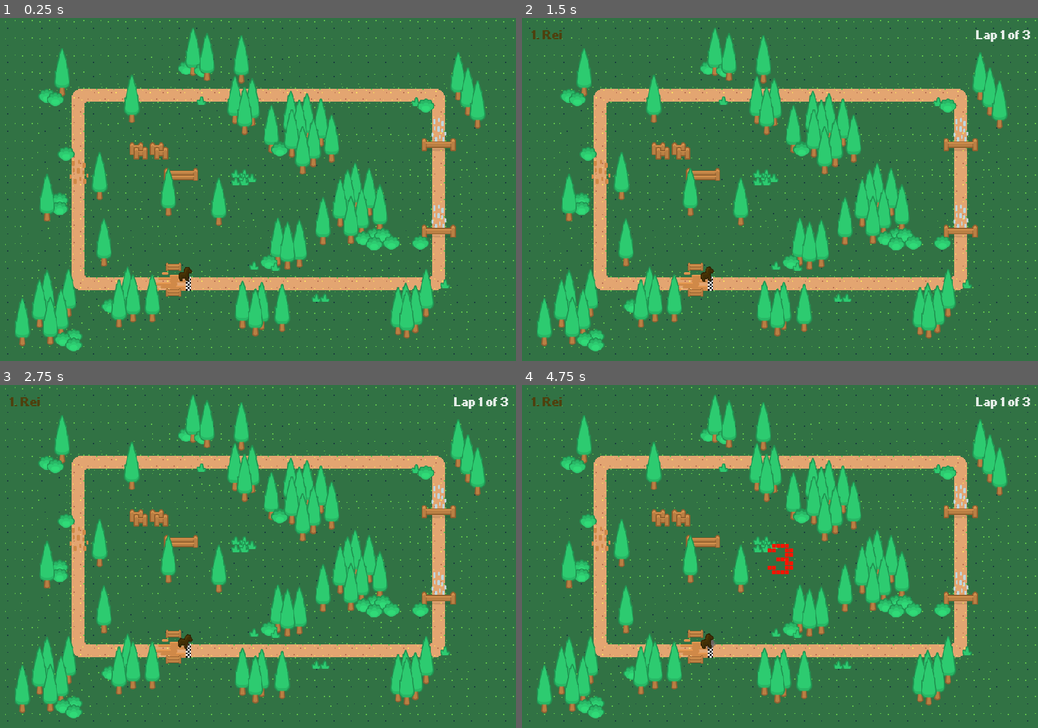
Above: before the commit, frames 1-4 (two rows, left to right).
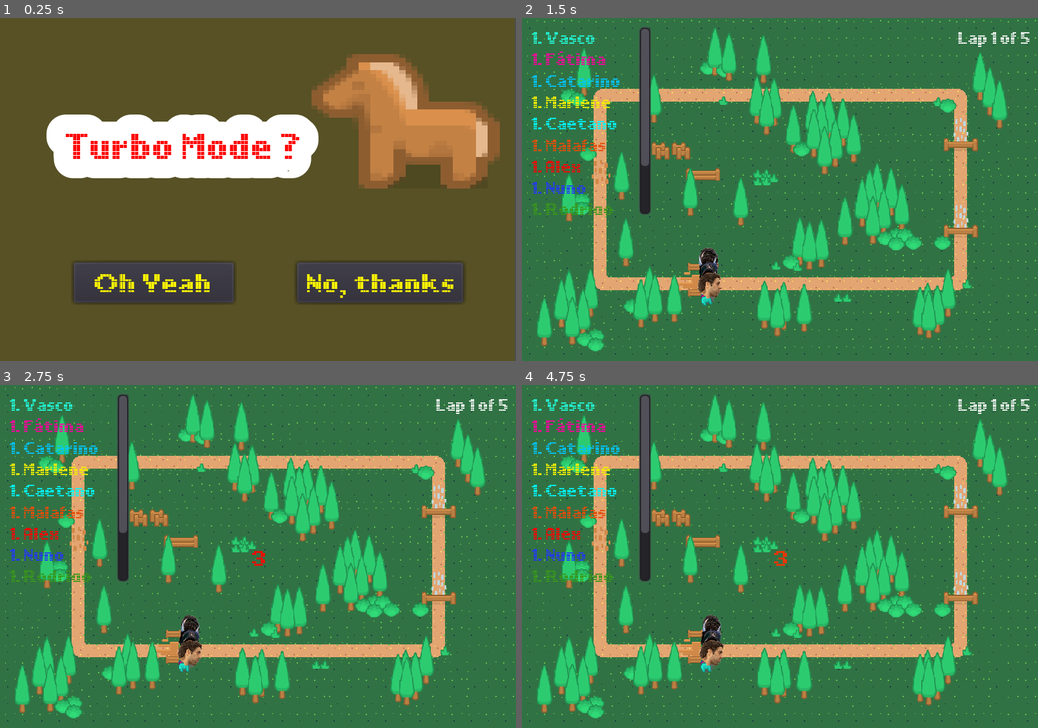
Above: after the commit, the same moments.

Repository: rrei/horsies
Game: Godot game, scene res://ui/intro/intro_menu.tscn
Two runs of this game, one before a commit and one after it. Both use one fixed random seed, a clock stepped at 60 frames per second and the inputs below. Before the commit the project starts from res://terrain/terrain.tscn.
Inputs (mouse positions are in pixels of both pictures, inside the frame that each line leads up to):
- Up to frame 1 (0.25 s): no input
- Up to frame 2 (1.5 s): click (676, 282) at 0.5 s, where only the run after the commit has a clickable "Oh Yeah"; tap Enter (ui_accept) at 1.25 s; move the mouse to (893, 172) at 1.27 s; hold Tab (ui_focus_next) from 1.28 s (still down); click (893, 172) at 1.42 s
- Up to frame 3 (2.75 s): tap Enter (ui_accept) at 1.52, 1.55, 1.82, 2.1, 2.27, 2.57 s; move the mouse to (154, 573) at 2.02 s; release Tab (ui_focus_next) at 2.03 s; click (154, 573) at 2.17 s; tap Tab (ui_focus_next) at 2.3 s
- Up to frame 4 (4.75 s): move the mouse to (831, 481) at 2.77 s; hold Tab (ui_focus_next) 2.78-3.53 s; click (831, 481) at 2.92 s; tap Enter (ui_accept) at 3.05, 3.77, 4.07 s; move the mouse to (754, 625) at 3.52 s; tap Tab (ui_focus_next) at 3.6 s; click (754, 625) at 3.67 s; move the mouse to (934, 607) at 4.27 s; hold Enter (ui_accept) from 4.28 s (still down); click (934, 607) at 4.42 s

The runs differ from the first frame. In frame 1, 100% of the frame differs, in the area x 0-100%, y 0-100%; in frame 2, 3.6%; in frame 3, 3.6%; in frame 4, 3.8%.

Commit message:
add turbo mode

Diff:
--- a/horsie/flipper/flipper.gd
+++ b/horsie/flipper/flipper.gd
@@ -2,9 +2,14 @@
 
 
 func _ready():
-    self.connect("area_entered", self, "_on_area_entered")
+	self.connect("area_entered", self, "_on_area_entered")
 
 
 func _on_area_entered(area):
-    var sprite: Sprite = area.get_node("../sprite")
-    sprite.flip_v = not sprite.flip_v
+	var sprite: Sprite = area.get_node("../sprite")
+	sprite.flip_v = not sprite.flip_v
+	adjust_face(sprite)
+
+func adjust_face(parent_node):
+	var face = parent_node.get_node("face")
+	face.rotation_degrees = 180 - 12.5 if parent_node.flip_v else 12.5
--- a/horsie/flipper/flipper.tscn
+++ b/horsie/flipper/flipper.tscn
@@ -3,6 +3,7 @@
 [ext_resource path="res://horsie/flipper/flipper.gd" type="Script" id=1]
 
 [sub_resource type="RectangleShape2D" id=1]
+extents = Vector2( 49, 10 )
 
 [node name="flipper" type="Area2D"]
 script = ExtResource( 1 )
--- a/horsie/horsie.gd
+++ b/horsie/horsie.gd
@@ -4,6 +4,7 @@
 
 const MIN_SPEED := 40.0
 const MAX_SPEED := 60.0
+const TURBO_MULTIPLIER = 1.618
 
 export var tint := Color.white
 
@@ -11,26 +12,61 @@
 var acceleration := 5.0  # pixels/second^2
 var rank := 1
 
+var horsie_ketchup_multiplier := 1.0
+var horsie_speed_variation := 1.0
+var is_last := false
+var in_turbo := false
+var turbo_sounds = []
+onready var turbo_timer = get_node("/root/world/turbo_timer")
 onready var follow: PathFollow2D = $follow
-
+onready var anim = $anim
 
 func _ready():
-	$sprite.modulate = self.tint
+
+	if globals.turbo_mode:
+		add_face()
+		pump_the_horsie()
+
+	$sprite.self_modulate = self.tint
 	self.follow.get_node("remote_transform").remote_path = self.get_path()
 
+# TODO add turbo speed
 
 func _process(delta: float):
 	var previous_unit_offset := self.follow.unit_offset
 	var ketchup := 0.1 * (1.0 - 1.0 / self.rank)
-	var dspeed := (globals.rng.randf_range(-1, +1) + ketchup) * self.acceleration * delta
+	var dspeed := (globals.rng.randf_range(-horsie_speed_variation, horsie_speed_variation) + ketchup*horsie_ketchup_multiplier) * self.acceleration * delta
 	self.speed = clamp(self.speed + dspeed, MIN_SPEED, MAX_SPEED)
+	if can_go_turbo():
+		speed*=TURBO_MULTIPLIER
+	if not in_turbo:
+		$turbo_flames.hide()
 	self.follow.offset += self.speed * delta
 	if self.follow.unit_offset < previous_unit_offset:
 		self.emit_signal("lap_completed")
-
+	anim.playback_speed = self.speed/MAX_SPEED
 
 func setup(track: Path2D, lane: int):
 	print("Setting up horsie {0} on lane {1}".format([self.get_path(), lane]))
 	self.remove_child(self.follow)
 	track.add_child(self.follow)
 	self.follow.v_offset = lane * 2
+
+func add_face():
+	var face_texture = load("res://horsie/faces/" + str(self.name) + ".png")
+	$sprite/face.texture = face_texture
+
+func pump_the_horsie():
+	horsie_ketchup_multiplier = 5.0
+	horsie_speed_variation = 20.0
+
+func can_go_turbo():
+	if globals.turbo_mode:
+		if is_last and turbo_timer.is_stopped() and globals.rng.randf() < 0.001:
+			in_turbo = true
+			$turbo_sounds.get_children()[globals.rng.randi_range(0,4)].play()
+			$turbo_flames.show()
+			turbo_timer.start()
+			return true
+		elif not turbo_timer.is_stopped() and in_turbo:
+			return true
--- a/horsie/horsie.tscn
+++ b/horsie/horsie.tscn
@@ -1,8 +1,14 @@
-[gd_scene load_steps=11 format=2]
+[gd_scene load_steps=21 format=2]
 
 [ext_resource path="res://horsie/horsie.gd" type="Script" id=1]
 [ext_resource path="res://horsie/horsie_bw.png" type="Texture" id=2]
 [ext_resource path="res://horsie/smoke.png" type="Texture" id=3]
+[ext_resource path="res://horsie/rater.png" type="Texture" id=4]
+[ext_resource path="res://sfx/fart5.wav" type="AudioStream" id=5]
+[ext_resource path="res://sfx/fart3.wav" type="AudioStream" id=6]
+[ext_resource path="res://sfx/fart1.wav" type="AudioStream" id=7]
+[ext_resource path="res://sfx/fart2.wav" type="AudioStream" id=8]
+[ext_resource path="res://sfx/fart4.wav" type="AudioStream" id=9]
 
 [sub_resource type="CircleShape2D" id=1]
 radius = 12.0
@@ -56,6 +62,26 @@
 scale_curve = SubResource( 6 )
 color_ramp = SubResource( 4 )
 
+[sub_resource type="AtlasTexture" id=8]
+atlas = ExtResource( 4 )
+region = Rect2( 0, 0, 231, 275 )
+
+[sub_resource type="AtlasTexture" id=9]
+atlas = ExtResource( 4 )
+region = Rect2( 231, 0, 231, 275 )
+
+[sub_resource type="AtlasTexture" id=10]
+atlas = ExtResource( 4 )
+region = Rect2( 462, 0, 231, 275 )
+
+[sub_resource type="SpriteFrames" id=11]
+animations = [ {
+"frames": [ SubResource( 8 ), SubResource( 9 ), SubResource( 10 ) ],
+"loop": true,
+"name": "default",
+"speed": 10.0
+} ]
+
 [node name="horsie" type="Node2D"]
 script = ExtResource( 1 )
 
@@ -65,6 +91,11 @@
 texture = ExtResource( 2 )
 centered = false
 offset = Vector2( -17, -17 )
+
+[node name="face" type="Sprite" parent="sprite"]
+position = Vector2( 5, 2.5 )
+rotation = 0.218166
+offset = Vector2( 0, -32 )
 
 [node name="follow" type="PathFollow2D" parent="."]
 position = Vector2( 0, -4.76837e-07 )
@@ -96,3 +127,33 @@
 local_coords = false
 process_material = SubResource( 7 )
 texture = ExtResource( 3 )
+
+[node name="turbo_sounds" type="Node" parent="."]
+
+[node name="1" type="AudioStreamPlayer2D" parent="turbo_sounds"]
+stream = ExtResource( 7 )
+volume_db = 8.18
+
+[node name="2" type="AudioStreamPlayer2D" parent="turbo_sounds"]
+stream = ExtResource( 8 )
+
+[node name="3" type="AudioStreamPlayer2D" parent="turbo_sounds"]
+stream = ExtResource( 6 )
+volume_db = 4.285
+
+[node name="4" type="AudioStreamPlayer2D" parent="turbo_sounds"]
+stream = ExtResource( 9 )
+volume_db = 5.843
+
+[node name="5" type="AudioStreamPlayer2D" parent="turbo_sounds"]
+stream = ExtResource( 5 )
+volume_db = 6.232
+
+[node name="turbo_flames" type="AnimatedSprite" parent="."]
+visible = false
+position = Vector2( -17, -1 )
+rotation = -1.39626
+scale = Vector2( 0.05, 0.1 )
+frames = SubResource( 11 )
+frame = 2
+playing = true
--- a/project.godot
+++ b/project.godot
@@ -21,7 +21,7 @@
 [application]
 
 config/name="horsies"
-run/main_scene="res://terrain/terrain.tscn"
+run/main_scene="res://ui/intro/intro_menu.tscn"
 config/icon="res://icon.png"
 
 [audio]
@@ -36,6 +36,7 @@
 
 window/size/width=480
 window/size/height=320
+window/size/always_on_top=true
 window/size/test_width=960
 window/size/test_height=640
 window/vsync/vsync_via_compositor=true
--- a/terrain/objects.gd
+++ b/terrain/objects.gd
@@ -3,9 +3,9 @@
 
 
 func add_child(node, legible_unique_name=false):
-    .add_child(node, legible_unique_name)
-    var sprite := node as Sprite
-    if not sprite:
-        return
-    var size := sprite.texture.get_size()
-    sprite.offset = Vector2(-size.x / 2, -size.y)
+	.add_child(node, legible_unique_name)
+	var sprite := node as Sprite
+	if not sprite:
+		return
+	var size := sprite.texture.get_size()
+	sprite.offset = Vector2(-size.x / 2, -size.y)
--- a/terrain/race.gd
+++ b/terrain/race.gd
@@ -10,7 +10,7 @@
 	self.process_priority = +1  # to process this node after horsies
 
 	var tree := self.get_tree()
-	tree.paused = true
+#	tree.paused = true
 
 	var track: Path2D = $track
 	var horsies := $horsies.get_children()
@@ -24,7 +24,10 @@
 		self.ranks[horsie] = 1
 
 	$gui/anim.play("countdown")
-	$utils/music.play()
+	if globals.turbo_mode:
+		$utils/turbo_music.play()
+	else:
+		$utils/music.play()
 
 	# Display status line every second.
 	while true:
@@ -37,6 +40,7 @@
 
 
 func _process(delta):
+
 	# Update horsie progress.
 	var horsies := $horsies.get_children()
 	for horsie in horsies:
@@ -48,6 +52,7 @@
 	var progress := -1.0
 	self.ranks.clear()
 	for i in range(horsies.size()):
+		horsies[i].is_last = false
 		var horsie = horsies[i]
 		var horsie_progress = self.progress[horsie]
 		if horsie_progress != progress:
@@ -55,6 +60,8 @@
 			rank = i + 1
 		horsie.rank = rank
 		self.ranks[horsie] = rank
+		if rank == horsies.size() and laps[horsies[i]]>0:
+			horsies[i].is_last = true
 
 	# Update ranks and laps UI.
 	var ranks := PoolStringArray()
@@ -144,3 +151,9 @@
 		0.01 * text.length(), Tween.TRANS_LINEAR
 	)
 	tween.start()
+
+
+func _on_turbo_timer_timeout():
+	var horsies := $horsies.get_children()
+	for h in horsies:
+		h.in_turbo = false
--- a/terrain/terrain.tscn
+++ b/terrain/terrain.tscn
@@ -22,6 +22,7 @@
 [ext_resource path="res://ui/font.tres" type="DynamicFont" id=20]
 [ext_resource path="res://music/01 Chariots Of Fire (Main Titles).ogg" type="AudioStream" id=21]
 [ext_resource path="res://ui/font12.tres" type="DynamicFont" id=22]
+[ext_resource path="res://music/William Tell Overture Finale.ogg" type="AudioStream" id=23]
 
 [sub_resource type="Animation" id=1]
 resource_name = "countdown"
@@ -124,13 +125,16 @@
 2/z_index = 0
 
 [node name="world" type="YSort"]
+sort_enabled = false
 script = ExtResource( 15 )
-n_laps = 3
 
 [node name="utils" type="Node" parent="."]
 
 [node name="music" type="AudioStreamPlayer" parent="utils"]
 stream = ExtResource( 21 )
+
+[node name="turbo_music" type="AudioStreamPlayer" parent="utils"]
+stream = ExtResource( 23 )
 
 [node name="tween" type="Tween" parent="utils"]
 
@@ -151,9 +155,6 @@
 custom_fonts/normal_font = ExtResource( 20 )
 bbcode_enabled = true
 fit_content_height = true
-__meta__ = {
-"_edit_use_anchors_": false
-}
 
 [node name="countdown" type="Label" parent="gui"]
 anchor_left = 0.5
@@ -178,9 +179,6 @@
 margin_bottom = 184.0
 custom_fonts/normal_font = ExtResource( 22 )
 bbcode_enabled = true
-__meta__ = {
-"_edit_use_anchors_": false
-}
 
 [node name="laps" type="Label" parent="gui"]
 anchor_left = 1.0
@@ -934,10 +932,12 @@
 [node name="flippers" type="Node2D" parent="track"]
 
 [node name="flipper" parent="track/flippers" instance=ExtResource( 16 )]
-position = Vector2( 74, 89 )
+position = Vector2( 68, 92 )
+rotation = 0.7587
 
 [node name="flipper2" parent="track/flippers" instance=ExtResource( 16 )]
 position = Vector2( 408, 230 )
+rotation = 0.564643
 
 [node name="PathFollow2D" type="PathFollow2D" parent="track"]
 position = Vector2( 172, 239 )
@@ -948,49 +948,55 @@
 position = Vector2( 110, 190 )
 tint = Color( 0.321569, 0.227451, 0.027451, 1 )
 
+[node name="Diogo" parent="horsies" instance=ExtResource( 4 )]
+position = Vector2( 137, 216 )
+
+[node name="João" parent="horsies" instance=ExtResource( 4 )]
+position = Vector2( 110, 190 )
+tint = Color( 0.0784314, 1, 0, 1 )
+
+[node name="Rodrigo" parent="horsies" instance=ExtResource( 4 )]
+position = Vector2( 110, 190 )
+tint = Color( 0.223529, 0.596078, 0.101961, 1 )
+
+[node name="Nuno" parent="horsies" instance=ExtResource( 4 )]
+position = Vector2( 110, 190 )
+tint = Color( 0.137255, 0.211765, 1, 1 )
+
+[node name="Alex" parent="horsies" instance=ExtResource( 4 )]
+position = Vector2( 110, 190 )
+tint = Color( 1, 0, 0, 1 )
+
+[node name="Malafas" parent="horsies" instance=ExtResource( 4 )]
+position = Vector2( 124, 206 )
+scale = Vector2( 0.7, 0.7 )
+tint = Color( 0.898039, 0.301961, 0.0392157, 1 )
+
+[node name="Caetano" parent="horsies" instance=ExtResource( 4 )]
+position = Vector2( 110, 190 )
+tint = Color( 0, 0.976471, 1, 1 )
+
+[node name="Marlene" parent="horsies" instance=ExtResource( 4 )]
+position = Vector2( 147, 196 )
+tint = Color( 0.960784, 0.945098, 0.0117647, 1 )
+
+[node name="Catarino" parent="horsies" instance=ExtResource( 4 )]
+position = Vector2( 110, 190 )
+tint = Color( 0, 0.788235, 1, 1 )
+
+[node name="Fátima" parent="horsies" instance=ExtResource( 4 )]
+position = Vector2( 147, 196 )
+tint = Color( 1, 0, 0.631373, 1 )
+
+[node name="Vasco" parent="horsies" instance=ExtResource( 4 )]
+position = Vector2( 110, 190 )
+tint = Color( 0.137255, 1, 0.878431, 1 )
+
 [node name="hidden_horsies" type="Node2D" parent="."]
 visible = false
 
-[node name="Alex" parent="hidden_horsies" instance=ExtResource( 4 )]
-position = Vector2( 110, 190 )
-tint = Color( 1, 0, 0, 1 )
-
-[node name="Marlene" parent="hidden_horsies" instance=ExtResource( 4 )]
-position = Vector2( 147, 196 )
-tint = Color( 0.960784, 0.945098, 0.0117647, 1 )
-
-[node name="João" parent="hidden_horsies" instance=ExtResource( 4 )]
-position = Vector2( 110, 190 )
-tint = Color( 0.0784314, 1, 0, 1 )
-
-[node name="Vasco" parent="hidden_horsies" instance=ExtResource( 4 )]
-position = Vector2( 110, 190 )
-tint = Color( 0.137255, 1, 0.878431, 1 )
-
-[node name="Caetano" parent="hidden_horsies" instance=ExtResource( 4 )]
-position = Vector2( 110, 190 )
-tint = Color( 0, 0.976471, 1, 1 )
-
-[node name="Diogo" parent="hidden_horsies" instance=ExtResource( 4 )]
-position = Vector2( 137, 216 )
-
-[node name="Catarino" parent="hidden_horsies" instance=ExtResource( 4 )]
-position = Vector2( 110, 190 )
-tint = Color( 0, 0.788235, 1, 1 )
-
-[node name="Rodrigo" parent="hidden_horsies" instance=ExtResource( 4 )]
-position = Vector2( 110, 190 )
-tint = Color( 0.223529, 0.596078, 0.101961, 1 )
-
-[node name="Fátima" parent="hidden_horsies" instance=ExtResource( 4 )]
-position = Vector2( 147, 196 )
-tint = Color( 1, 0, 0.631373, 1 )
-
-[node name="Malafas" parent="hidden_horsies" instance=ExtResource( 4 )]
-position = Vector2( 124, 206 )
-scale = Vector2( 0.5, 0.5 )
-tint = Color( 0.898039, 0.301961, 0.0392157, 1 )
-
-[node name="Nuno" parent="hidden_horsies" instance=ExtResource( 4 )]
-position = Vector2( 110, 190 )
-tint = Color( 0.137255, 0.211765, 1, 1 )
+[node name="turbo_timer" type="Timer" parent="."]
+wait_time = 1.618
+one_shot = true
+
+[connection signal="timeout" from="turbo_timer" to="." method="_on_turbo_timer_timeout"]
--- a/ui/color-picker/color-picker.gd
+++ b/ui/color-picker/color-picker.gd
@@ -1,16 +1,16 @@
 extends GridContainer
 
 func _ready():
-    for child in self.get_children():
-        var swatch := child as ColorRect
-        # swatch.connect("gui_input", self, "_on_swatch_input", [swatch])
+	for child in self.get_children():
+		var swatch := child as ColorRect
+		# swatch.connect("gui_input", self, "_on_swatch_input", [swatch])
 
 
 func _on_swatch_input(event: InputEvent, swatch: ColorRect):
-    print(event.as_text())
-    if event is InputEventMouseMotion:
-        swatch.grab_focus()
-    if event.is_action_pressed("ui_accept"):
-        swatch.grab_focus()
-        self.selected_color = swatch.color
-        print("Color selected:", self.selected_color)
+	print(event.as_text())
+	if event is InputEventMouseMotion:
+		swatch.grab_focus()
+	if event.is_action_pressed("ui_accept"):
+		swatch.grab_focus()
+		self.selected_color = swatch.color
+		print("Color selected:", self.selected_color)
--- a/ui/color-picker/color-swatch.gd
+++ b/ui/color-picker/color-swatch.gd
@@ -6,21 +6,21 @@
 
 
 func _ready():
-    self.connect("mouse_entered", self, "_on_mouse_entered")
-    self.connect("mouse_exited", self, "release_focus")
+	self.connect("mouse_entered", self, "_on_mouse_entered")
+	self.connect("mouse_exited", self, "release_focus")
 
 func set_radius(r):
-    radius = r
-    self.rect_min_size = Vector2(r, r) * 2
-    self.update()
+	radius = r
+	self.rect_min_size = Vector2(r, r) * 2
+	self.update()
 
 
 func _on_mouse_entered():
-    print("mouse entered")
-    self.grab_focus()
-    self.update()
+	print("mouse entered")
+	self.grab_focus()
+	self.update()
 
 func _draw():
-    self.draw_circle(Vector2.ZERO, self.radius, Color.white)
-    if self.has_focus():
-        self.draw_circle(Vector2.ZERO, self.radius * 0.75, self.modulate.inverted())
+	self.draw_circle(Vector2.ZERO, self.radius, Color.white)
+	if self.has_focus():
+		self.draw_circle(Vector2.ZERO, self.radius * 0.75, self.modulate.inverted())
--- a/ui/font.tres
+++ b/ui/font.tres
@@ -3,5 +3,5 @@
 [ext_resource path="res://ui/LLPIXEL3.ttf" type="DynamicFontData" id=1]
 
 [resource]
-size = 40
+size = 20
 font_data = ExtResource( 1 )
--- a/ui/font12.tres
+++ b/ui/font12.tres
@@ -3,5 +3,4 @@
 [ext_resource path="res://ui/LLPIXEL3.ttf" type="DynamicFontData" id=1]
 
 [resource]
-size = 12
 font_data = ExtResource( 1 )
--- /dev/null
+++ b/ui/intro/intro_menu.gd
@@ -0,0 +1,12 @@
+extends Node2D
+
+
+
+func _on_yes_button_pressed():
+	globals.turbo_mode=true
+	get_tree().change_scene("res://terrain/terrain.tscn")
+	queue_free()
+
+func _on_no_button_pressed():
+	globals.turbo_mode=false
+	get_tree().change_scene("res://terrain/terrain.tscn")
--- /dev/null
+++ b/ui/intro/intro_menu.tscn
@@ -0,0 +1,59 @@
+[gd_scene load_steps=6 format=2]
+
+[ext_resource path="res://ui/LLPIXEL3.ttf" type="DynamicFontData" id=1]
+[ext_resource path="res://ui/font.tres" type="DynamicFont" id=3]
+[ext_resource path="res://horsie/horsie.png" type="Texture" id=4]
+[ext_resource path="res://ui/intro/intro_menu.gd" type="Script" id=5]
+
+[sub_resource type="DynamicFont" id=1]
+size = 34
+outline_size = 18
+font_data = ExtResource( 1 )
+
+[node name="intro_menu" type="Node2D"]
+script = ExtResource( 5 )
+
+[node name="background" type="ColorRect" parent="."]
+margin_right = 40.0
+margin_bottom = 40.0
+rect_scale = Vector2( 11.9775, 8.05409 )
+color = Color( 0.372549, 0.333333, 0.0392157, 0.588235 )
+
+[node name="sprite" type="Sprite" parent="background"]
+position = Vector2( 31.4791, 11.9801 )
+scale = Vector2( -0.458, 0.458 )
+texture = ExtResource( 4 )
+
+[node name="turbo_label" type="Label" parent="."]
+margin_left = 59.0
+margin_top = 97.0
+margin_right = 283.0
+margin_bottom = 139.0
+custom_colors/font_color = Color( 1, 0, 0, 1 )
+custom_fonts/font = SubResource( 1 )
+text = "Turbo Mode ?"
+
+[node name="yes_button" type="Button" parent="."]
+margin_left = 68.0
+margin_top = 228.0
+margin_right = 182.0
+margin_bottom = 259.0
+rect_scale = Vector2( 1.30887, 1.21386 )
+custom_colors/font_color = Color( 1, 0.976471, 0, 1 )
+custom_fonts/font = ExtResource( 3 )
+text = "Oh Yeah"
+expand_icon = true
+
+[node name="no_button" type="Button" parent="."]
+margin_left = 276.0
+margin_top = 228.0
+margin_right = 390.0
+margin_bottom = 259.0
+rect_scale = Vector2( 1.30887, 1.21386 )
+custom_colors/font_color = Color( 1, 0.976471, 0, 1 )
+custom_fonts/font = ExtResource( 3 )
+text = "No, thanks"
+expand_icon = true
+
+[connection signal="pressed" from="yes_button" to="." method="_on_yes_button_pressed"]
+[connection signal="pressed" from="no_button" to="." method="_on_no_button_pressed"]
--- a/ui/menus/creation/horsie-creation-menu.tscn
+++ b/ui/menus/creation/horsie-creation-menu.tscn
@@ -17,7 +17,7 @@
 [node name="LineEdit" type="LineEdit" parent="."]
 margin_left = 272.0
 margin_right = 528.0
-margin_bottom = 24.0
+margin_bottom = 26.0
 grow_horizontal = 2
 grow_vertical = 2
 rect_min_size = Vector2( 256, 0 )
--- a/utils/globals.gd
+++ b/utils/globals.gd
@@ -2,19 +2,20 @@
 
 var rng := RandomNumberGenerator.new()
 
+var turbo_mode
 
 func _ready():
-    self.rng.randomize()
-    self.pause_mode = PAUSE_MODE_PROCESS
+	self.rng.randomize()
+	self.pause_mode = PAUSE_MODE_PROCESS
 
 
 func _unhandled_input(event: InputEvent):
 #    print(event.as_text())
-    if event.is_action_pressed("ui_accept"):
-        var tree := self.get_tree()
-        tree.paused = not tree.paused
-    if event.is_action_pressed("ui_focus_next"):
-        Engine.time_scale = 0.25 if Engine.time_scale == 1.0 else 1.0
-    if event.is_action_pressed("ui_cancel"):
-        Engine.time_scale = 1.0
-        self.get_tree().reload_current_scene()
+	if event.is_action_pressed("ui_accept"):
+		var tree := self.get_tree()
+		tree.paused = not tree.paused
+	if event.is_action_pressed("ui_focus_next"):
+		Engine.time_scale = 0.25 if Engine.time_scale == 1.0 else 1.0
+	if event.is_action_pressed("ui_cancel"):
+		Engine.time_scale = 1.0
+		self.get_tree().reload_current_scene()
Binary file added: horsie/faces/Alex.png
Not shown, added: horsie/faces/Alex.png.import
Binary file added: horsie/faces/Caetano.png
Not shown, added: horsie/faces/Caetano.png.import
Binary file added: horsie/faces/Catarino.png
Not shown, added: horsie/faces/Catarino.png.import
Binary file added: horsie/faces/Diogo.png
Not shown, added: horsie/faces/Diogo.png.import
Binary file added: horsie/faces/Fátima.png
Not shown, added: horsie/faces/Fátima.png.import
Binary file added: horsie/faces/João.png
Not shown, added: horsie/faces/João.png.import
(and 47 more such lines)
